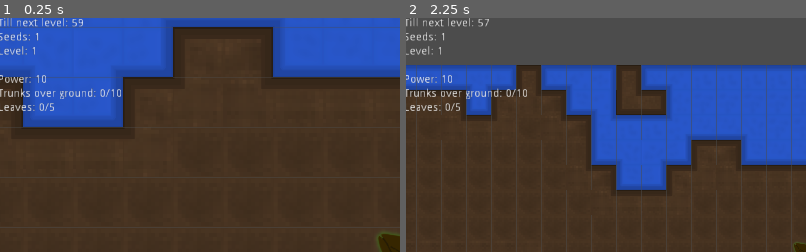
Above: before the commit, frames 1-2 (left to right).
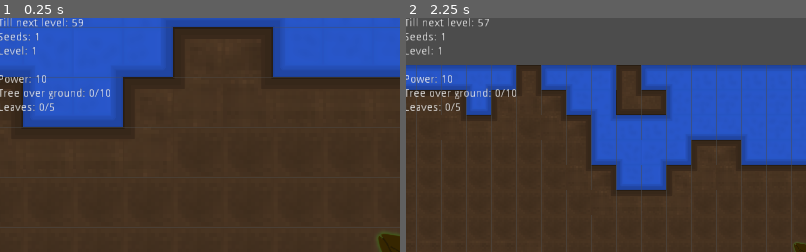
Above: after the commit, the same moments.

Repository: BigAwesome/SpringJam2D
Game: Godot game, scene res://scenes/game.tscn
Two runs of this game, one before a commit and one after it. Both use one fixed random seed, a clock stepped at 60 frames per second and the inputs below.
Inputs (mouse positions are % of the whole screen's width and height, from its top left):
- Up to frame 1 (0.25 s): no input
- Up to frame 2 (2.25 s): tap Enter at 0.5, 2 s; move the mouse to (72, 45) at 0.52 s; press the mouse at (72, 45) at 0.53 s; tap Space at 1.25 s; move the mouse to (30, 55) at 1.27 s; release the mouse at (30, 55) at 1.28 s; right-click (30, 55) at 1.35 s; click (30, 55) at 1.42 s; move the mouse to (60, 28) at 2.02 s; tap Mouse wheel down (mouse_wheel_down) at 2.1 s; click (60, 28) at 2.17 s
The pictures show only the part of the screen within x 0-50%, y 0-50%; the shares and areas given below are measured in that part.

The runs differ from the first frame. In frame 1, 0.5% of the frame differs, in the area x 2-31%, y 29-35%; in frame 2, 0.5%.

Commit message:
some fixes and qol improvements

Diff:
--- a/scripts/plants/bot_tree.gd
+++ b/scripts/plants/bot_tree.gd
@@ -100,7 +100,7 @@
 		return
 		#collision.get_parent().remove_child(collision)
 	if(clicked_tile.x < map.width && clicked_tile.y < map.height):
-		if(levelmap.get_cellv(clicked_tile) != 0): #only possible if tile is not stone ------------------------- set to acctual tile number later on
+		if(levelmap.get_cellv(clicked_tile) != Score.get_tile("rock")): #only possible if tile is not stone ------------------------- set to acctual tile number later on
 			if(clicked_tile.y < seed_tile.y): #over seed can only be trunk
 
 				_build_trunk(clicked_tile)
--- a/scripts/plants/tree.gd
+++ b/scripts/plants/tree.gd
@@ -10,11 +10,13 @@
 var seed_tile
 var trunks = []
 var branches = []
+var leaf_que = []
 var roots = []
 
 var tick = 0
 var tick_delta = 0
 var last_leaf_branch = 0
+export var leaf_grow_time = [5,10]
 var hold = false
 var last_click
 
@@ -34,20 +36,22 @@
 	trunks.append(seed_tile)
 
 func _process(delta):
-	if(tick == 0):
-		randomize()
-		tick = rand_range(5, 10)
-
-	tick_delta += delta
-	if(tick_delta >= tick):
-		if(last_leaf_branch <= branches.size() - 1):
-			_grow_leaves()
-		tick = 0
-		tick_delta = 0
+
+	if(len(leaf_que) > 0):
+		var i = 0
+		for leaf in leaf_que:
+			leaf_que[i].time -= delta
+			if(leaf_que[i].time <= 0):
+				_grow_leaves(leaf_que[i].position, leaf_que[i].type)
+				leaf_que.remove(i)
+				leaf_que.sort()
+			i += 1
+
 
 func _reset():
 	trunks = []
 	branches = []
+	leaf_que = []
 	roots = []
 	last_leaf_branch = 0
 
@@ -59,10 +63,10 @@
 	self.global_position = spawnPoint
 	treemap.global_position = Vector2(0, 0)
 
-func _grow_leaves():
+func _grow_leaves(position, type):
 	var leave_color = Score.get_tile(("leaves_green"))
-	if(tick > Score.tick*3): leave_color = Score.get_tile(("leaves_pink"))
-	_place_tile(branches[last_leaf_branch], leave_color)
+	if(type): leave_color = Score.get_tile(("leaves_pink"))
+	_place_tile(position, leave_color)
 	Score.build_id(leave_color)
 	Score.drop_tile("branches")
 	last_leaf_branch += 1
@@ -97,11 +101,13 @@
 
 func _build_on_seed():
 	var clicked_tile = levelmap.world_to_map(get_global_mouse_position())
+	if(treemap.get_cellv(clicked_tile) != -1):
+		return
 	var collision = HitScan.get_hit(clicked_tile)
 	if(collision != null && collision != self):
 		return
 	if(clicked_tile.x < map.width && clicked_tile.y < map.height):
-		if(levelmap.get_cellv(clicked_tile) != 0): #only possible if tile is not stone ------------------------- set to acctual tile number later on
+		if(levelmap.get_cellv(clicked_tile) != Score.get_tile("rock")): #only possible if tile is not stone ------------------------- set to acctual tile number later on
 			if(clicked_tile.y < seed_tile.y): #over seed can only be trunk
 
 				_build_trunk(clicked_tile)
@@ -111,9 +117,11 @@
 				_build_root(clicked_tile)
 
 		else:
-			print("Cannot grow on stone")
-	else:
-		print("Out of map area")
+			pass
+			#print("Cannot grow on stone")
+	else:
+		pass
+		#print("Out of map area")
 
 
 func _build_trunk(build_pos):
@@ -123,9 +131,11 @@
 			_place_tile(build_pos, Score.get_tile(can_be_trunk)) #place trunk tile
 			_add_score(build_pos, can_be_trunk)
 		else:
-			print("Trunk needs to be connected to seed")
-	else:
-		print("Already existing trunk at this position")
+			pass
+			#print("Trunk needs to be connected to seed")
+	else:
+		pass
+		#print("Already existing trunk at this position")
 
 func _build_root(build_pos):
 	if(treemap.get_cellv(build_pos) != Score.get_tile("roots")):
@@ -138,9 +148,11 @@
 			_add_score(build_pos, "roots")
 
 		else:
-			print("Root needs to be connected to seed")
-	else:
-		print("Already existing root at this position")
+			pass
+			#print("Root needs to be connected to seed")
+	else:
+		pass
+		#print("Already existing root at this position")
 
 
 func _check_trunk_above_ground(build_pos):
@@ -153,7 +165,12 @@
 		var right = Vector2((build_pos.x - 1), build_pos.y)
 		if((trunks.find(left) != -1 or trunks.find(right) != -1) or (branches.find(left) != -1 or branches.find(right) != -1)):
 			branches.append(build_pos)
-			print("next to branch")
+			leaf_que.append({
+				"position":build_pos,
+				"time":rand_range(leaf_grow_time[0], leaf_grow_time[1]),
+				"type":(randi() % 2) as bool
+				})
+			#print("next to branch")
 			return "branches"
 
 
@@ -204,7 +221,8 @@
 func _add_score(tile_pos, build_tile_name):
 	var collision = HitScan.get_hit(tile_pos)
 	if(collision != null && collision != self):
-		print(self, "----", collision)
+		return
+		#print(self, "----", collision)
 		#collision.get_parent().remove_child(collision)
 	var value = levelmap.get_cellv(tile_pos)
 	Score.build_tile(build_tile_name)
--- a/scripts/score.gd
+++ b/scripts/score.gd
@@ -119,7 +119,7 @@
 	ui_node.get_node("Seed").text = "Seeds: " + get_trees() as String
 	ui_node.get_node("Level").text = "Level: " + get_level() as String
 	ui_node.get_node("Power").text = "Power: " + _player_points.get_power() as String
-	ui_node.get_node("Trunks").text = "Trunks over ground: " + _player_points.get_owned()[get_tile("air")] as String + "/" + get_node("/root/Game").win_tree_height as String
+	ui_node.get_node("Trunks").text = "Tree over ground: " + _player_points.get_owned()[get_tile("air")] as String + "/" + get_node("/root/Game").win_tree_height as String
 	ui_node.get_node("Leaves").text = "Leaves: " + leaves as String + "/" + get_node("/root/Game").win_tree_leaves as String
 
 class Points:
Binary file changed: assets/sprites/icon.png
Binary file changed: assets/sprites/tiles/trunk.png
Not shown, changed: assets/sprites/tiles/layout.xcf
